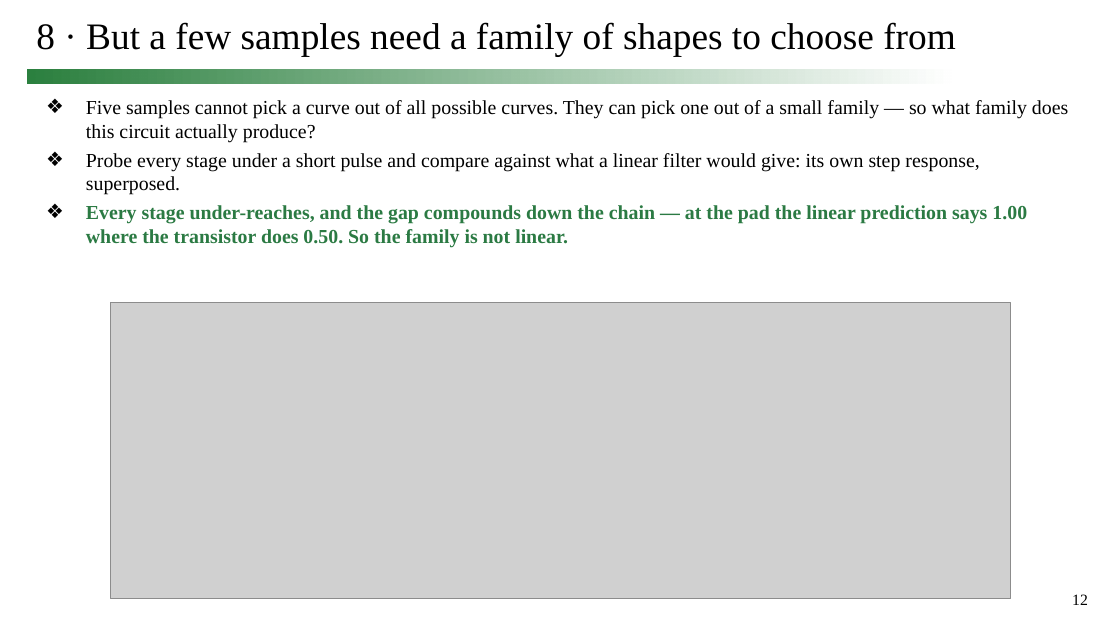
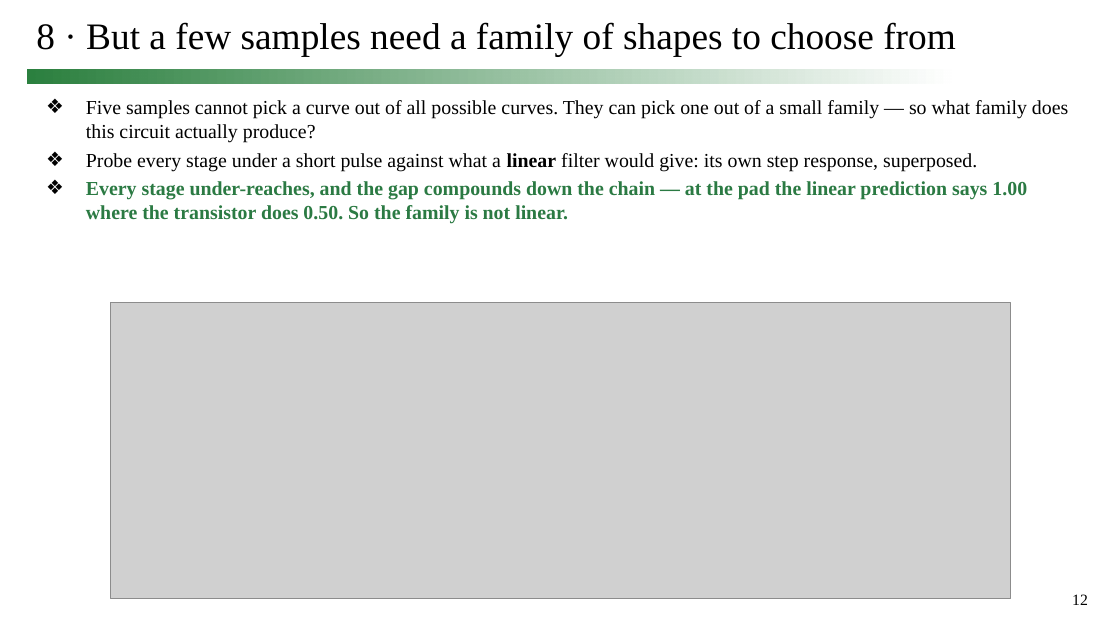
Before and after one commit to simon9721/ibis_comparison, a slide deck: slide 12 of results/meeting_deck_2026-09-24/0924_track1_story.pptx. Drawn at 1120x630 pixels with LibreOffice and Linux fonts; fonts in the diff are those of the drawing; grey boxes stand for pictures. Boxes give left, top, right and bottom in pixels: in the first picture for what was removed or moved away, otherwise in the second. Text is boxed around its words. In the diff, an @@ line names an element or a change of style, - is before the commit and + after.

```diff
--- a/results/meeting_deck_2026-09-24/0924_track1_story.pptx
+++ b/results/meeting_deck_2026-09-24/0924_track1_story.pptx
@@ text at box(86, 153, 977, 171): text changed @@
-❖ Probe every stage under a short pulse and compare against what a linear filter would give: its own step response, superposed.
+❖ Probe every stage under a short pulse against what a linear filter would give: its own step response, superposed.
```
Also in this commit, not shown: 22 other slides changed, 16 other files.
